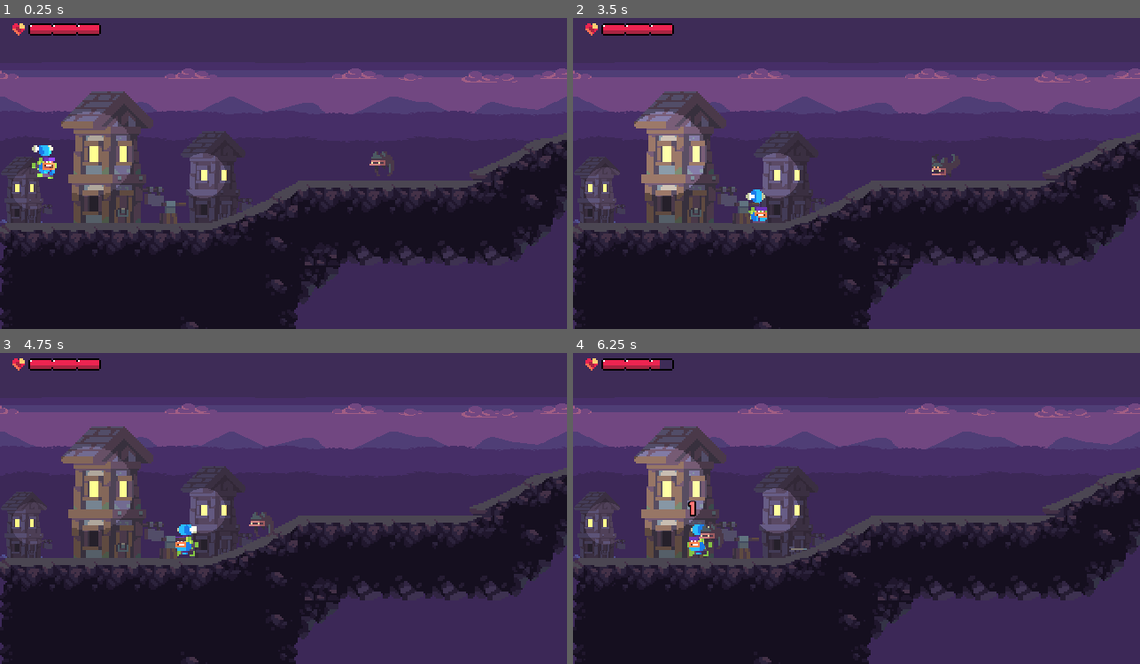
Above: before the commit, frames 1-4 (two rows, left to right).
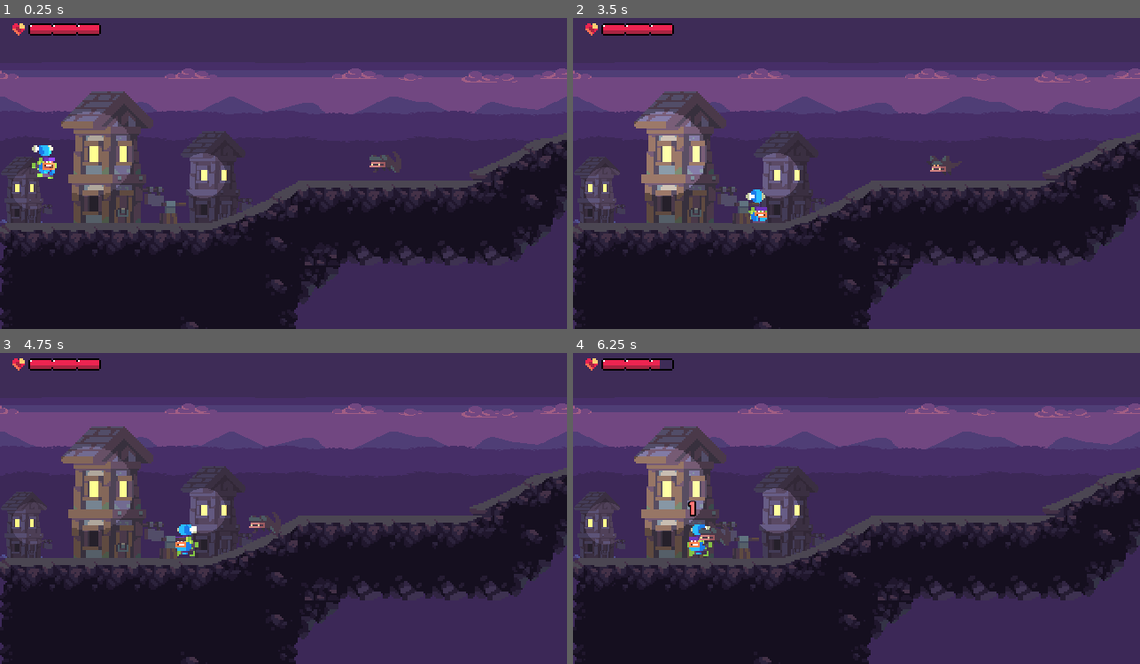
Above: after the commit, the same moments.

Repository: Bandeiraa/Mobile-Platformer-RPG
Game: Godot game, scene res://Scenes/Levels/TemplateLevel.tscn
Two runs of this game, one before a commit and one after it. Both use one fixed random seed, a clock stepped at 60 frames per second and the inputs below.
Inputs:
- Up to frame 1 (0.25 s): no input
- Up to frame 2 (3.5 s): hold Right (ui_right) 0.53-2.03 s; tap Q (Attack) every 0.75 s from 0.6 to 2.85 s; tap Space (ui_select) at 0.77, 1.52, 3.02 s; hold Left (ui_left) 2.03-2.78 s; hold Right (ui_right) from 2.78 s (still down)
- Up to frame 3 (4.75 s): tap Q (Attack) at 3.6, 4.35 s; tap Space (ui_select) at 3.77, 4.52 s; release Right (ui_right) at 4.28 s; hold Left (ui_left) from 4.28 s (still down)
- Up to frame 4 (6.25 s): release Left (ui_left) at 5.03 s; hold Right (ui_right) 5.03-5.78 s; tap Q (Attack) at 5.1, 5.85 s; hold Left (ui_left) from 5.78 s (still down); tap Space (ui_select) at 6.02 s

The runs differ from the first frame. In frame 1, 0.1% of the frame differs, in the area x 65-70%, y 42-50%; in frame 2, 0.1%; in frame 3, 0.1%; in frame 4, 0.2%, in the area x 22-42%, y 55-64%.

Commit message:
Random stats system to bat enemy

Diff:
--- a/Scenes/Actors/Arrow.tscn
+++ b/Scenes/Actors/Arrow.tscn
@@ -6,43 +6,43 @@
 [ext_resource path="res://Scripts/Actors/Arrow_AnimatedSprite.gd" type="Script" id=4]
 
 [sub_resource type="AtlasTexture" id=1]
+atlas = ExtResource( 2 )
+region = Rect2( 0, 0, 12, 12 )
+
+[sub_resource type="AtlasTexture" id=2]
+atlas = ExtResource( 2 )
+region = Rect2( 12, 0, 12, 12 )
+
+[sub_resource type="AtlasTexture" id=3]
+atlas = ExtResource( 2 )
+region = Rect2( 24, 0, 12, 12 )
+
+[sub_resource type="AtlasTexture" id=4]
+atlas = ExtResource( 2 )
+region = Rect2( 24, 24, 12, 12 )
+
+[sub_resource type="AtlasTexture" id=5]
 atlas = ExtResource( 1 )
 region = Rect2( 0, 0, 12, 12 )
 
-[sub_resource type="AtlasTexture" id=2]
+[sub_resource type="AtlasTexture" id=6]
 atlas = ExtResource( 1 )
 region = Rect2( 12, 0, 12, 12 )
 
-[sub_resource type="AtlasTexture" id=3]
+[sub_resource type="AtlasTexture" id=7]
 atlas = ExtResource( 1 )
 region = Rect2( 0, 12, 12, 12 )
 
-[sub_resource type="AtlasTexture" id=4]
-atlas = ExtResource( 2 )
-region = Rect2( 0, 0, 12, 12 )
-
-[sub_resource type="AtlasTexture" id=5]
-atlas = ExtResource( 2 )
-region = Rect2( 12, 0, 12, 12 )
-
-[sub_resource type="AtlasTexture" id=6]
-atlas = ExtResource( 2 )
-region = Rect2( 24, 0, 12, 12 )
-
-[sub_resource type="AtlasTexture" id=7]
-atlas = ExtResource( 2 )
-region = Rect2( 24, 24, 12, 12 )
-
 [sub_resource type="SpriteFrames" id=8]
 animations = [ {
-"frames": [ SubResource( 1 ), SubResource( 2 ), SubResource( 3 ) ],
+"frames": [ SubResource( 1 ), SubResource( 2 ), SubResource( 3 ), SubResource( 4 ) ],
+"loop": false,
+"name": "Hit",
+"speed": 10.0
+}, {
+"frames": [ SubResource( 5 ), SubResource( 6 ), SubResource( 7 ) ],
 "loop": true,
 "name": "Idle",
-"speed": 10.0
-}, {
-"frames": [ SubResource( 4 ), SubResource( 5 ), SubResource( 6 ), SubResource( 7 ) ],
-"loop": false,
-"name": "Hit",
 "speed": 10.0
 } ]
 
@@ -57,7 +57,7 @@
 [node name="AnimatedSprite" type="AnimatedSprite" parent="."]
 frames = SubResource( 8 )
 animation = "Idle"
-frame = 2
+frame = 1
 playing = true
 script = ExtResource( 4 )
 
@@ -76,5 +76,6 @@
 [connection signal="area_entered" from="." to="." method="_on_Arrow_area_entered"]
 [connection signal="body_entered" from="." to="." method="_on_Arrow_body_entered"]
 [connection signal="hit_animation" from="." to="AnimatedSprite" method="_on_Arrow_hit_animation"]
+[connection signal="animation_finished" from="AnimatedSprite" to="AnimatedSprite" method="_on_AnimatedSprite_animation_finished"]
 [connection signal="destroy" from="AnimatedSprite" to="." method="destroy"]
 [connection signal="screen_exited" from="VisibilityNotifier2D" to="." method="destroy"]
--- a/Scenes/Enemies/Bat.tscn
+++ b/Scenes/Enemies/Bat.tscn
@@ -7,6 +7,7 @@
 [ext_resource path="res://Scenes/Enemies/HurtBox.tscn" type="PackedScene" id=5]
 [ext_resource path="res://Scenes/Enemies/DetectionZone.tscn" type="PackedScene" id=6]
 [ext_resource path="res://Scenes/Enemies/HitBox.tscn" type="PackedScene" id=7]
+[ext_resource path="res://Scripts/Enemies/BatStats.gd" type="Script" id=8]
 
 [sub_resource type="AtlasTexture" id=1]
 atlas = ExtResource( 1 )
@@ -73,7 +74,6 @@
 [node name="AnimatedSprite" type="AnimatedSprite" parent="."]
 frames = SubResource( 6 )
 animation = "Idle"
-frame = 1
 playing = true
 script = ExtResource( 3 )
 
@@ -94,7 +94,7 @@
 shape = SubResource( 8 )
 
 [node name="Stats" parent="." instance=ExtResource( 4 )]
-max_health = 2
+script = ExtResource( 8 )
 
 [node name="DetectionZone" parent="." instance=ExtResource( 6 )]
 visible = false
--- a/Scripts/Actors/Arrow_AnimatedSprite.gd
+++ b/Scripts/Actors/Arrow_AnimatedSprite.gd
@@ -1,6 +1,8 @@
 extends AnimatedSprite
 
 signal destroy
+
+var destroy_flag = false
 
 func _on_Arrow_animate(direction):
 	play("Idle")
@@ -12,5 +14,10 @@
 
 func _on_Arrow_hit_animation():
 	play("Hit")
-	yield(get_tree().create_timer(0.5), "timeout")
-	emit_signal("destroy")
+	destroy_flag = true
+
+
+func _on_AnimatedSprite_animation_finished():
+	if destroy_flag:
+		emit_signal("destroy")
+		destroy_flag = false
--- /dev/null
+++ b/Scripts/Enemies/BatStats.gd
@@ -0,0 +1,6 @@
+extends "res://Scripts/Enemies/Stats.gd"
+
+func _ready():
+	randomize()
+	var random_health_value = randi() % 5 + 1
+	health = random_health_value
--- a/Scripts/Enemies/HitBox.gd
+++ b/Scripts/Enemies/HitBox.gd
@@ -1,3 +1,8 @@
 extends Area2D
 
 export var damage = 1
+
+func _ready():
+	randomize()
+	var random_damage_value = randi() % 3 + 1
+	damage = random_damage_value
Not shown: 1 places in Scenes/Enemies/Bat.tscn that only renumber resources
